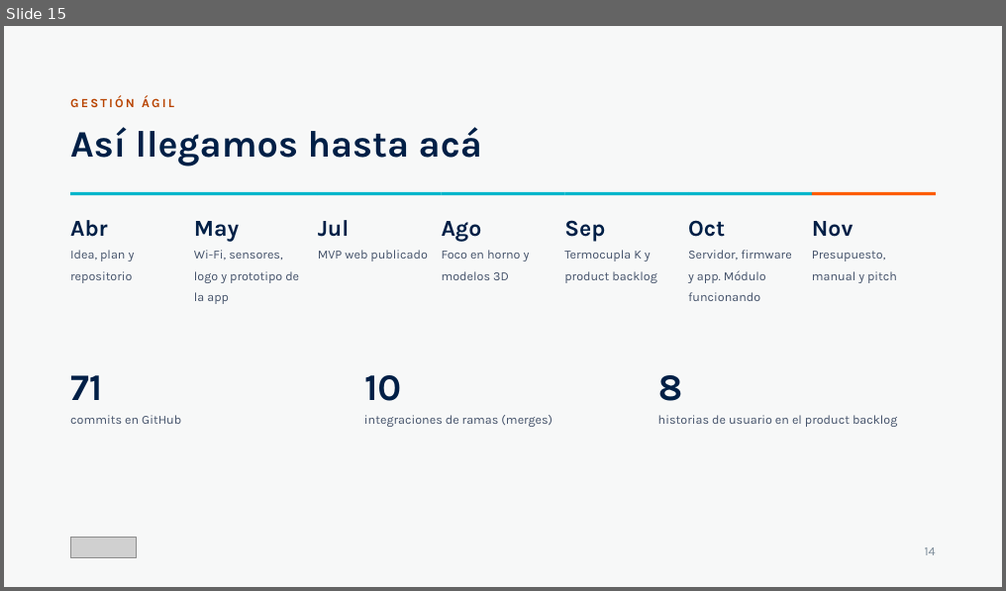
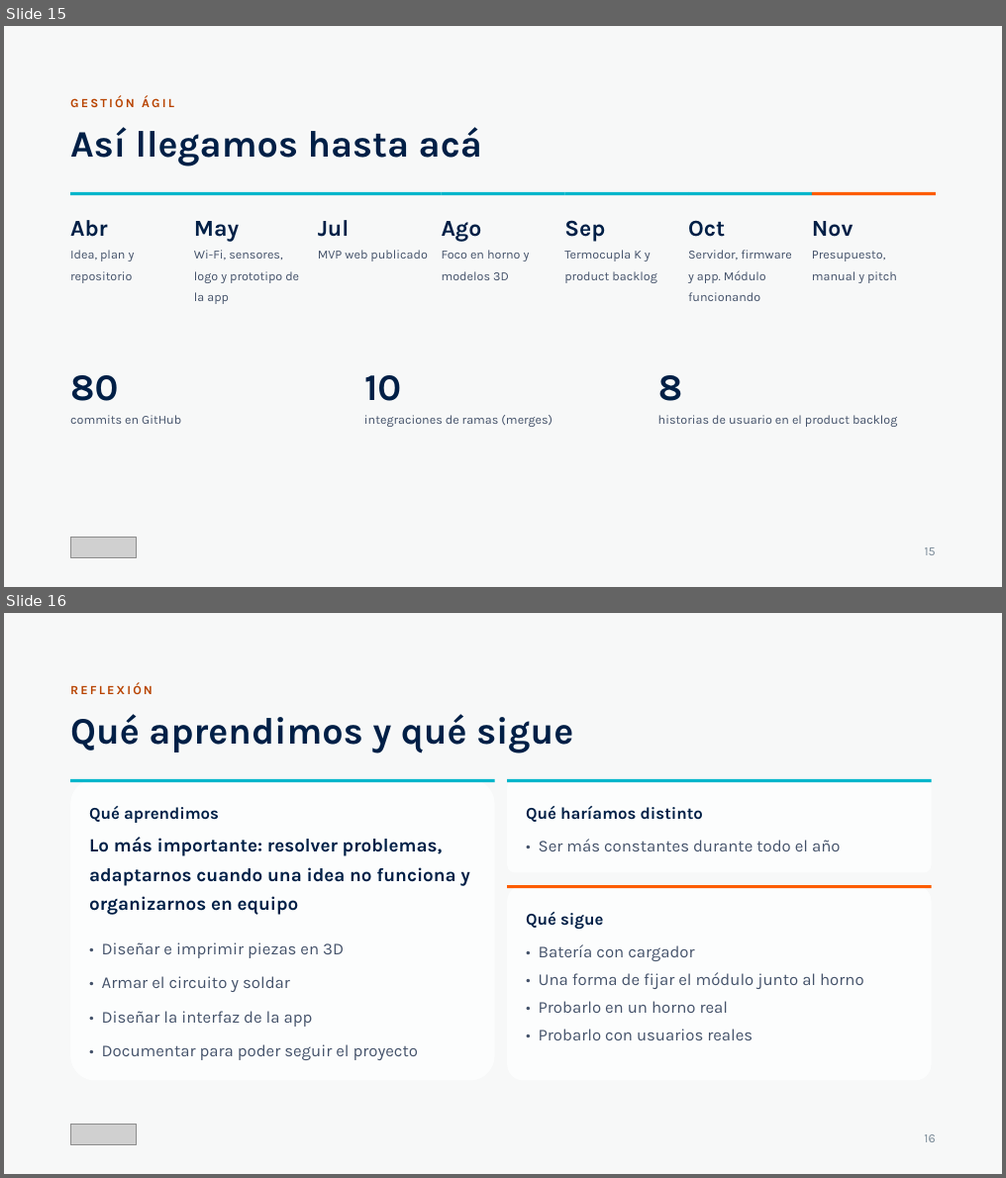
Before and after one commit to Code7C26/TermaLab, a slide deck: entregables/Pitch_Final_TermaLab.pptx. Shown one above the other, each under a label of ours: slide 15 before the commit, slides 15 and 16 after it. The pictures are 1006x591 and 1006x1178 pixels, drawn with LibreOffice and Linux fonts; fonts in the diff are those of the drawing; grey boxes stand for pictures. Boxes give left, top, right and bottom in pixels: in the first picture for what was removed or moved away, otherwise in the second. Text is boxed around its words. In the diff, an @@ line names an element or a change of style, - is before the commit and + after.

```diff
--- a/entregables/Pitch_Final_TermaLab.pptx
+++ b/entregables/Pitch_Final_TermaLab.pptx
@@ slide 16 added at [4,613,1002,1174], background #F7F8F8 @@
@@ text added at [70,683,152,694], 12 pt, text #B84300, bold @@
+REFLEXIÓN
@@ text added at [70,714,573,754], 36 pt, text #001F46, bold @@
+Qué aprendimos y qué sigue
@@ rounded rectangle added at [70,779,495,1081], fill #FCFDFD @@
@@ rectangle added at [70,779,495,782], fill #00B6CB @@
@@ rounded rectangle added at [507,779,932,872], fill #FCFDFD @@
@@ rectangle added at [507,779,932,782], fill #00B6CB @@
@@ text added at [89,806,219,823], 16 pt, text #001F46, bold @@
+Qué aprendimos
@@ text added at [526,806,703,822], 16 pt, text #001F46, bold @@
+Qué haríamos distinto
@@ text added at [89,837,470,915], 18 pt, text #001F46, bold @@
+Lo más importante: resolver problemas, adaptarnos cuando una idea no funciona y organizarnos en equipo
@@ text added at [539,839,840,852], 16 pt, text #44526A @@
+• Ser más constantes durante todo el año
@@ rounded rectangle added at [507,885,932,1081], fill #FCFDFD @@
@@ rectangle added at [507,885,932,888], fill #FD5C00 @@
@@ text added at [526,912,603,930], 16 pt, text #001F46, bold @@
+Qué sigue
@@ text added at [102,943,418,1060], 16 pt, text #44526A @@
+• Diseñar e imprimir piezas en 3D
+• Armar el circuito y soldar
+• Diseñar la interfaz de la app
+• Documentar para poder seguir el proyecto
@@ text added at [539,945,864,1041], 16 pt, text #44526A @@
+• Batería con cargador
+• Una forma de fijar el módulo junto al horno
+• Probarlo en un horno real
+• Probarlo con usuarios reales
@@ picture added at [70,1124,137,1146] @@
@@ text added at [924,1135,935,1143], 12 pt, text #7B8B98 @@
+16
@@ slide 15 changed as well @@
@@ text at [70,375,118,401]: text changed @@
-71
+80
@@ text at [925,548,936,556]: text changed @@
-14
+15
```
Also in this commit, not shown: 13 other slides changed, 4 other files.
